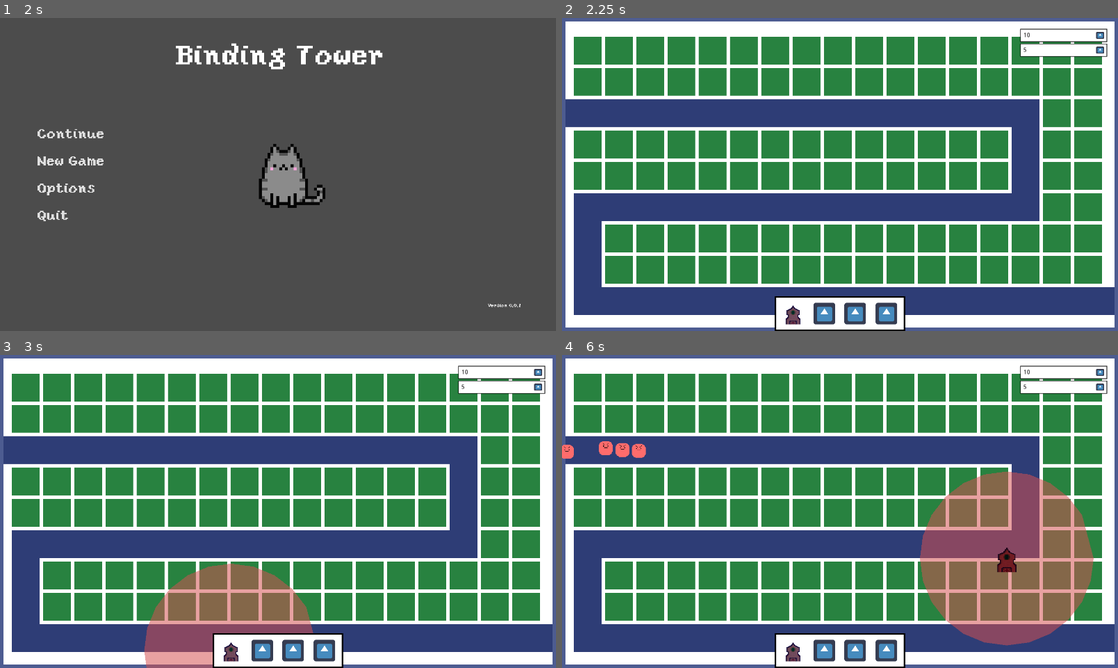
Above: before the commit, frames 1-4 (two rows, left to right).
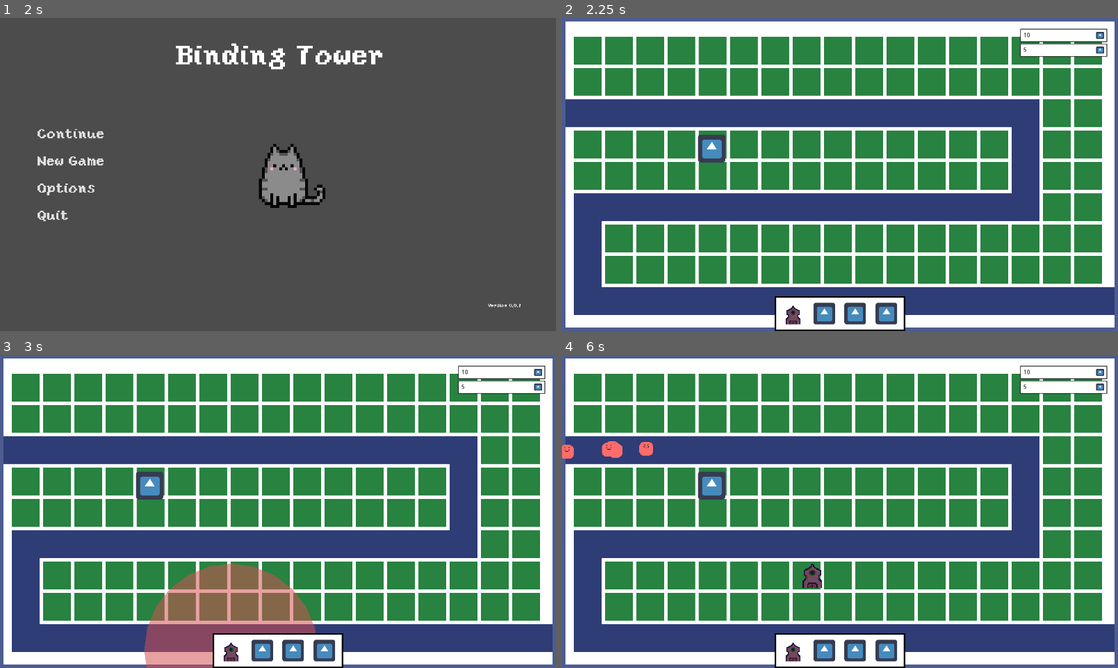
Above: after the commit, the same moments.

Repository: Pandem-Games/BindingTower
Game: Godot game, scene res://Nodes/Scenes/Menu/TitleScreen.tscn
Two runs of this game, one before a commit and one after it. Both use one fixed random seed, a clock stepped at 60 frames per second and the inputs below. The engine's default icon, where the game draws it, is replaced by a stand-in: a white triangle on a blue panel in a dark square.
Inputs (mouse positions are in pixels of both pictures, inside the frame that each line leads up to):
- Up to frame 1 (2 s): click "Options" at 0.5 s; click "Back" at 1.25 s
- Up to frame 2 (2.25 s): click "New Game" at 2 s
- Up to frame 3 (3 s): tap Enter at 2.75 s; move the mouse to (233, 649) at 2.77 s; hold Space (ui_select) from 2.78 s (still down); click (233, 649) at 2.92 s
- Up to frame 4 (6 s): move the mouse to (728, 527) at 3.52 s; release Space (ui_select) at 3.53 s; tap Space (ui_select) at 3.6, 3.77, 4.07, 5.1, 5.27, 5.57 s; click (728, 527) at 3.67 s; move the mouse to (895, 442) at 4.27 s; hold Space (ui_select) 4.28-5.03 s; click (895, 442) at 4.42 s; move the mouse to (812, 574) at 5.02 s; click (812, 574) at 5.17 s; move the mouse to (1006, 558) at 5.77 s; hold Space (ui_select) from 5.78 s (still down); click (1006, 558) at 5.92 s

Frame 1 is identical in both runs. In frame 2, 0.4% of the frame differs, in the area x 24-30%, y 37-47%; in frame 3, 0.5%; in frame 4, 14%, in the area x 6-96%, y 27-93%.

Commit message:
Attack speed item

Diff:
--- a/Globals/Constants.gd
+++ b/Globals/Constants.gd
@@ -10,6 +10,7 @@
 
 # Groups
 const ENEMIES = "enemies"
+const TOWERS = "towers"
 
 # Layers
 enum CollisionLayers {
--- a/Globals/Helpers.gd
+++ b/Globals/Helpers.gd
@@ -1,11 +1,18 @@
 extends Node
 
 # Get's the main node for the game
-func get_main_node():
+func get_main_node() -> Node:
 	return get_tree().get_root().get_node("Main")
 
 # Calls a function that returns an error and prints a debug message for that error
-func call_error_function(object: Object, function_name: String, argument_array: Array):
+func call_error_function(object: Object, function_name: String, argument_array: Array) -> void:
 	var error: int = object.callv(function_name, argument_array)
 	if error != 0:
 		print("Error calling function ", function_name, " on ", object, " {", error, "}")
+
+
+func safe_disconnect(object: Object, signal_name: String, target: Object, method: String):
+	if object.is_connected(signal_name, target, method):
+		object.disconnect(signal_name, target, method)
+	else:
+		print("Unable to disconnect ", signal_name, " signal to method ", method)
--- /dev/null
+++ b/Nodes/Items/Item.tscn
@@ -0,0 +1,17 @@
+[gd_scene load_steps=2 format=2]
+
+[ext_resource path="res://Scripts/Items/Item.gd" type="Script" id=1]
+
+[node name="Item" type="Sprite"]
+script = ExtResource( 1 )
+
+[node name="Control" type="Control" parent="."]
+show_behind_parent = true
+margin_left = -8.0
+margin_top = -8.0
+margin_right = 8.0
+margin_bottom = 8.0
+__meta__ = {
+"_edit_use_anchors_": false
+}
+[connection signal="gui_input" from="Control" to="." method="_on_Control_gui_input"]
--- /dev/null
+++ b/Nodes/Items/ItemSpeed.tscn
@@ -0,0 +1,11 @@
+[gd_scene load_steps=4 format=2]
+
+[ext_resource path="res://Scripts/Items/ItemSpeed.gd" type="Script" id=1]
+[ext_resource path="res://Assests/Images/icon.png" type="Texture" id=2]
+[ext_resource path="res://Nodes/Items/Item.tscn" type="PackedScene" id=3]
+
+[node name="Node2D" type="Node2D"]
+
+[node name="Item" parent="." instance=ExtResource( 3 )]
+texture = ExtResource( 2 )
+script = ExtResource( 1 )
--- a/Nodes/Scenes/Options.tscn
+++ b/Nodes/Scenes/Options.tscn
@@ -34,7 +34,6 @@
 size_flags_vertical = 0
 theme = ExtResource( 3 )
 custom_styles/focus = SubResource( 1 )
-custom_fonts/font = ExtResource( 5 )
 text = "Back"
 align = 0
 __meta__ = {
@@ -66,9 +65,9 @@
 }
 
 [node name="HBoxContainer" type="HBoxContainer" parent="VBoxContainer"]
-margin_left = 345.0
-margin_right = 1334.0
-margin_bottom = 41.0
+margin_left = 380.0
+margin_right = 1300.0
+margin_bottom = 35.0
 size_flags_horizontal = 4
 size_flags_vertical = 0
 custom_constants/separation = 300
@@ -77,8 +76,8 @@
 }
 
 [node name="btn_video" type="Button" parent="VBoxContainer/HBoxContainer"]
-margin_right = 107.0
-margin_bottom = 41.0
+margin_right = 88.0
+margin_bottom = 35.0
 size_flags_horizontal = 0
 size_flags_vertical = 0
 custom_fonts/font = ExtResource( 4 )
@@ -86,9 +85,9 @@
 align = 0
 
 [node name="btn_audio" type="Button" parent="VBoxContainer/HBoxContainer"]
-margin_left = 407.0
-margin_right = 518.0
-margin_bottom = 41.0
+margin_left = 388.0
+margin_right = 480.0
+margin_bottom = 35.0
 size_flags_horizontal = 0
 size_flags_vertical = 0
 custom_fonts/font = ExtResource( 4 )
@@ -96,9 +95,9 @@
 align = 0
 
 [node name="btn_controls" type="Button" parent="VBoxContainer/HBoxContainer"]
-margin_left = 818.0
-margin_right = 989.0
-margin_bottom = 41.0
+margin_left = 780.0
+margin_right = 920.0
+margin_bottom = 35.0
 size_flags_horizontal = 0
 size_flags_vertical = 0
 custom_fonts/font = ExtResource( 5 )
@@ -106,17 +105,17 @@
 align = 0
 
 [node name="Video" type="GridContainer" parent="VBoxContainer"]
-margin_top = 91.0
-margin_right = 1680.0
-margin_bottom = 238.0
+margin_top = 85.0
+margin_right = 1680.0
+margin_bottom = 214.0
 custom_constants/vseparation = 10
 custom_constants/hseparation = 40
 columns = 2
 
 [node name="lab_resolution" type="Label" parent="VBoxContainer/Video"]
 margin_top = 3.0
-margin_right = 486.0
-margin_bottom = 38.0
+margin_right = 391.0
+margin_bottom = 32.0
 custom_fonts/font = ExtResource( 5 )
 text = "Resolution:"
 __meta__ = {
@@ -124,9 +123,9 @@
 }
 
 [node name="btn_resolution" type="OptionButton" parent="VBoxContainer/Video"]
-margin_left = 526.0
-margin_right = 726.0
-margin_bottom = 41.0
+margin_left = 431.0
+margin_right = 631.0
+margin_bottom = 35.0
 rect_min_size = Vector2( 200, 0 )
 custom_fonts/font = ExtResource( 5 )
 __meta__ = {
@@ -134,9 +133,9 @@
 }
 
 [node name="lab_fullscreen" type="Label" parent="VBoxContainer/Video"]
-margin_top = 55.0
-margin_right = 486.0
-margin_bottom = 90.0
+margin_top = 49.0
+margin_right = 391.0
+margin_bottom = 78.0
 custom_fonts/font = ExtResource( 5 )
 text = "Fullscreen:"
 __meta__ = {
@@ -144,10 +143,10 @@
 }
 
 [node name="btn_fullscreen" type="CheckBox" parent="VBoxContainer/Video"]
-margin_left = 526.0
-margin_top = 51.0
-margin_right = 550.0
-margin_bottom = 94.0
+margin_left = 431.0
+margin_top = 45.0
+margin_right = 455.0
+margin_bottom = 82.0
 size_flags_horizontal = 0
 custom_fonts/font = ExtResource( 5 )
 __meta__ = {
@@ -155,9 +154,9 @@
 }
 
 [node name="lab_borderless_fullscreen" type="Label" parent="VBoxContainer/Video"]
-margin_top = 108.0
-margin_right = 486.0
-margin_bottom = 143.0
+margin_top = 96.0
+margin_right = 391.0
+margin_bottom = 125.0
 custom_fonts/font = ExtResource( 5 )
 text = "Borderless and Fullscreen:"
 __meta__ = {
@@ -165,10 +164,10 @@
 }
 
 [node name="btn_borderless_fullscreen" type="CheckBox" parent="VBoxContainer/Video"]
-margin_left = 526.0
-margin_top = 104.0
-margin_right = 550.0
-margin_bottom = 147.0
+margin_left = 431.0
+margin_top = 92.0
+margin_right = 455.0
+margin_bottom = 129.0
 size_flags_horizontal = 0
 custom_fonts/font = ExtResource( 5 )
 align = 2
@@ -177,16 +176,16 @@
 }
 
 [node name="Audio" type="GridContainer" parent="VBoxContainer"]
-margin_top = 288.0
-margin_right = 1680.0
-margin_bottom = 413.0
+margin_top = 264.0
+margin_right = 1680.0
+margin_bottom = 371.0
 custom_constants/vseparation = 10
 custom_constants/hseparation = 40
 columns = 3
 
 [node name="lab_master" type="Label" parent="VBoxContainer/Audio"]
-margin_right = 293.0
-margin_bottom = 35.0
+margin_right = 237.0
+margin_bottom = 29.0
 custom_fonts/font = ExtResource( 5 )
 text = "Maser Volume: "
 __meta__ = {
@@ -194,9 +193,9 @@
 }
 
 [node name="master_volume_slider" type="HSlider" parent="VBoxContainer/Audio"]
-margin_left = 333.0
+margin_left = 277.0
 margin_right = 1575.0
-margin_bottom = 35.0
+margin_bottom = 29.0
 rect_min_size = Vector2( 200, 16 )
 size_flags_horizontal = 3
 size_flags_vertical = 1
@@ -210,7 +209,7 @@
 [node name="lab_Master_number" type="Label" parent="VBoxContainer/Audio"]
 margin_left = 1615.0
 margin_right = 1680.0
-margin_bottom = 35.0
+margin_bottom = 29.0
 rect_min_size = Vector2( 65, 0 )
 custom_styles/normal = SubResource( 3 )
 custom_fonts/font = ExtResource( 5 )
@@ -221,9 +220,9 @@
 }
 
 [node name="lab_music" type="Label" parent="VBoxContainer/Audio"]
-margin_top = 45.0
-margin_right = 293.0
-margin_bottom = 80.0
+margin_top = 39.0
+margin_right = 237.0
+margin_bottom = 68.0
 custom_fonts/font = ExtResource( 5 )
 text = "Music Volume: "
 __meta__ = {
@@ -231,10 +230,10 @@
 }
 
 [node name="music_volume_slider" type="HSlider" parent="VBoxContainer/Audio"]
-margin_left = 333.0
-margin_top = 45.0
+margin_left = 277.0
+margin_top = 39.0
 margin_right = 1575.0
-margin_bottom = 80.0
+margin_bottom = 68.0
 rect_min_size = Vector2( 200, 0 )
 size_flags_horizontal = 3
 size_flags_vertical = 1
@@ -247,9 +246,9 @@
 
 [node name="lab_Music_number" type="Label" parent="VBoxContainer/Audio"]
 margin_left = 1615.0
-margin_top = 45.0
-margin_right = 1680.0
-margin_bottom = 80.0
+margin_top = 39.0
+margin_right = 1680.0
+margin_bottom = 68.0
 rect_min_size = Vector2( 65, 0 )
 custom_styles/normal = SubResource( 3 )
 custom_fonts/font = ExtResource( 5 )
@@ -260,9 +259,9 @@
 }
 
 [node name="lab_effects" type="Label" parent="VBoxContainer/Audio"]
-margin_top = 90.0
-margin_right = 293.0
-margin_bottom = 125.0
+margin_top = 78.0
+margin_right = 237.0
+margin_bottom = 107.0
 custom_fonts/font = ExtResource( 5 )
 text = "Effects Volume: "
 __meta__ = {
@@ -270,10 +269,10 @@
 }
 
 [node name="effects_volume_slider" type="HSlider" parent="VBoxContainer/Audio"]
-margin_left = 333.0
-margin_top = 90.0
+margin_left = 277.0
+margin_top = 78.0
 margin_right = 1575.0
-margin_bottom = 125.0
+margin_bottom = 107.0
 rect_min_size = Vector2( 200, 0 )
 size_flags_horizontal = 3
 size_flags_vertical = 1
@@ -286,9 +285,9 @@
 
 [node name="lab_Effects_number" type="Label" parent="VBoxContainer/Audio"]
 margin_left = 1615.0
-margin_top = 90.0
-margin_right = 1680.0
-margin_bottom = 125.0
+margin_top = 78.0
+margin_right = 1680.0
+margin_bottom = 107.0
 rect_min_size = Vector2( 65, 0 )
 custom_styles/normal = SubResource( 3 )
 custom_fonts/font = ExtResource( 5 )
@@ -299,9 +298,9 @@
 }
 
 [node name="Controls" type="GridContainer" parent="VBoxContainer"]
-margin_top = 463.0
-margin_right = 1680.0
-margin_bottom = 463.0
+margin_top = 421.0
+margin_right = 1680.0
+margin_bottom = 421.0
 [connection signal="pressed" from="btn_back" to="." method="back"]
 [connection signal="pressed" from="VBoxContainer/HBoxContainer/btn_video" to="." method="video"]
 [connection signal="pressed" from="VBoxContainer/HBoxContainer/btn_audio" to="." method="audio"]
--- a/Nodes/Scenes/Test.tscn
+++ b/Nodes/Scenes/Test.tscn
@@ -1,8 +1,9 @@
-[gd_scene load_steps=6 format=2]
+[gd_scene load_steps=7 format=2]
 
 [ext_resource path="res://Scripts/Map.gd" type="Script" id=1]
 [ext_resource path="res://Nodes/Spawner.tscn" type="PackedScene" id=3]
 [ext_resource path="res://Assests/Images/Background.png" type="Texture" id=4]
+[ext_resource path="res://Nodes/Items/ItemSpeed.tscn" type="PackedScene" id=5]
 [ext_resource path="res://Nodes/Towers/TowerUI.tscn" type="PackedScene" id=6]
 
 [sub_resource type="Curve2D" id=1]
@@ -35,6 +36,10 @@
 scale = Vector2( 1.50185, 0.691505 )
 polygon = PoolVector2Array( -135.661, -378.818, 644.056, -378.61, 644.247, 24.5419, -27.1479, 25.2463, -27.0822, 245.769, 800.169, 246.884, 800.169, 340.241, -68.8518, 337.463, -69.043, -66.4848, 602.051, -66.2872, 601.806, -286.8, -135.217, -286.98 )
 
+[node name="Node2D" parent="Background" instance=ExtResource( 5 )]
+position = Vector2( 344.671, 300 )
+z_index = 7
+
 [node name="UI" type="Node2D" parent="."]
 z_index = 4096
 
--- a/Nodes/Towers/WeakTower.tscn
+++ b/Nodes/Towers/WeakTower.tscn
@@ -10,7 +10,9 @@
 [sub_resource type="RectangleShape2D" id=2]
 extents = Vector2( 12.939, 19.6707 )
 
-[node name="Tower" type="Sprite"]
+[node name="Tower" type="Sprite" groups=[
+"towers",
+]]
 scale = Vector2( 2, 2 )
 z_index = 2
 texture = ExtResource( 3 )
--- a/Scripts/Bullet.gd
+++ b/Scripts/Bullet.gd
@@ -1,4 +1,6 @@
 extends Area2D
+
+class_name Bullet
 
 # Constants
 
--- /dev/null
+++ b/Scripts/Items/Item.gd
@@ -0,0 +1,44 @@
+extends Sprite
+
+class_name Item
+
+# State
+enum eItem {DROPPED, ACTIVE, FINISHED}
+var state: int = eItem.DROPPED
+
+# Variables
+onready var control = $Control
+
+# Functions
+func _ready() -> void:
+	visible = true
+	state = eItem.DROPPED
+
+func finish() -> void:
+	state = eItem.FINISHED
+	queue_free()
+
+# Virtual functions to override
+func _item_initial(_tower: Node2D) -> void:
+	pass
+
+func _item_on_fire(_bullet: Node2D) -> void:
+	pass
+
+func _item_on_bullet_processed(_bullet: Node2D) -> void:
+	pass
+
+func _item_on_hit(_bullet: Node2D) -> void:
+	pass
+
+func _on_Control_gui_input(event: InputEvent) -> void:
+	if event.is_action_pressed("ui_select"):
+		match state:
+			eItem.DROPPED:
+				var towers := get_tree().get_nodes_in_group(Constants.TOWERS)
+				if towers:
+					visible = false
+					state = eItem.ACTIVE
+					Helpers.safe_disconnect(control, "gui_input", self, "_on_Control_gui_input")
+					for tower in towers:
+						tower.add_item(self)
--- /dev/null
+++ b/Scripts/Items/ItemSpeed.gd
@@ -0,0 +1,5 @@
+extends Item
+
+# Functions
+func _item_initial(tower: Node2D):
+	tower.cooldown_time *= 0.5
--- a/Scripts/Spawner.gd
+++ b/Scripts/Spawner.gd
@@ -12,7 +12,6 @@
 # Variables
 export(PackedScene) var enemy_resource
 var enemies := []
-var delays := []
 var elapsedTime: float
 var curve: Curve2D
 onready var path: Node2D = $MainPath
@@ -20,6 +19,13 @@
 # Functions
 func _ready():
 	path.curve = curve
+
+
+	elapsedTime = 0.0
+	state = eSpawner.SPAWN
+
+# Spawns enemies who's timers have elapsed
+func spawn():
 	for _i in range(NUM_ENEMIES):
 		# TODO: Move to EnemyPath.gd
 		# Duplicate curve so that the curve can be given to each enemy
@@ -40,23 +46,13 @@
 		var enemy: Node2D = enemy_path.get_node("Path/Enemy")
 		Helpers.call_error_function(enemy, "connect", [Constants.ENEMY_KILLED, self, "_on_Enemy_killed"])
 
-		delays.append((RN.G.randf() * MAX_DELAY) as float)
+		var timer := get_tree().create_timer((RN.G.randf() * MAX_DELAY) as float)
+		timer.connect("timeout", self, "_on_timeout")
 
-	elapsedTime = 0.0
-	state = eSpawner.SPAWN
+	state = eSpawner.WAIT
 
-# Spawns enemies who's timers have elapsed
-func spawn(delta: float):
-	# Increment the timer and if the delay time has been reached then spawn the enemy
-	# TODO: Implement Timers instead
-	elapsedTime += delta
-	for i in range(delays.size() - 1):
-		if delays[i] != -1.0 && elapsedTime >= delays[i]:
-			self.add_child(enemies[i])
-			delays[i] = -1
-
-	if elapsedTime >= delays.max():
-		state = eSpawner.WAIT
+func _on_timeout():
+	self.add_child(enemies.pop_back())
 
 func wait():
 	pass
@@ -72,7 +68,7 @@
 func _process(delta: float):
 	match state:
 		eSpawner.SPAWN:
-			spawn(delta)
+			spawn()
 		eSpawner.WAIT:
 			wait()
 
--- a/Scripts/Tower.gd
+++ b/Scripts/Tower.gd
@@ -1,4 +1,6 @@
 extends Node2D
+
+class_name Tower
 
 # Signals
 signal tower_placement_confirmed
@@ -6,7 +8,6 @@
 # State
 enum eTower {SELECTING, RESTRICTED, COOLDOWN, WAIT, FINISH}
 var state: int = eTower.WAIT
-
 
 # Variables
 export(float) var radius
@@ -16,9 +17,11 @@
 export(Color) var restricted_color
 onready var range_shape := $Range/Shape
 onready var range_ui := $RangeUI
+onready var tower_area := $Area
 var enemies := []
 var restricted_areas := []
 var elapsed_time := 0.0
+var items := []
 
 # Functions
 
@@ -72,6 +75,9 @@
 	state = eTower.FINISH
 	queue_free()
 
+func add_item(item: Item):
+	item._item_initial(self)
+
 # Called when the node enters the scene tree for the first time.
 func _ready():
 	# Changing the firing radius
@@ -79,7 +85,7 @@
 
 	# Creating a circle representing the towers range to display to the user
 	var circle: PoolVector2Array = range_ui.polygon
-	for i in range(circle_vertices - 1):
+	for i in range(circle_vertices):
 		circle.push_back(polar2cartesian(radius, i * (TAU / circle_vertices)))
 	range_ui.polygon = circle
 
@@ -108,7 +114,7 @@
 
 # Signal function called when an enemy body leaves the towers area
 func _on_Range_area_exited(area: Area2D):
-	for i in range(enemies.size() - 1):
+	for i in range(enemies.size()):
 		# Removing the enemy reference when it exits the towers range
 		var enemy: Node2D = enemies[i].get_ref()
 		if enemy == area.get_parent():
@@ -123,7 +129,7 @@
 
 # Signal function called when tower leaves restricted placement area
 func _on_Area_area_exited(area: Area2D):
-	for i in range(restricted_areas.size() - 1):
+	for i in range(restricted_areas.size()):
 		# Removing the collision reference when it exits the towers area
 		var restricted_area: Area2D = restricted_areas[i].get_ref()
 		if restricted_area == area:
--- a/project.godot
+++ b/project.godot
@@ -8,9 +8,26 @@
 
 config_version=4
 
-_global_script_classes=[  ]
+_global_script_classes=[ {
+"base": "Area2D",
+"class": "Bullet",
+"language": "GDScript",
+"path": "res://Scripts/Bullet.gd"
+}, {
+"base": "Sprite",
+"class": "Item",
+"language": "GDScript",
+"path": "res://Scripts/Items/Item.gd"
+}, {
+"base": "Node2D",
+"class": "Tower",
+"language": "GDScript",
+"path": "res://Scripts/Tower.gd"
+} ]
 _global_script_class_icons={
-
+"Bullet": "",
+"Item": "",
+"Tower": ""
 }
 
 [application]
